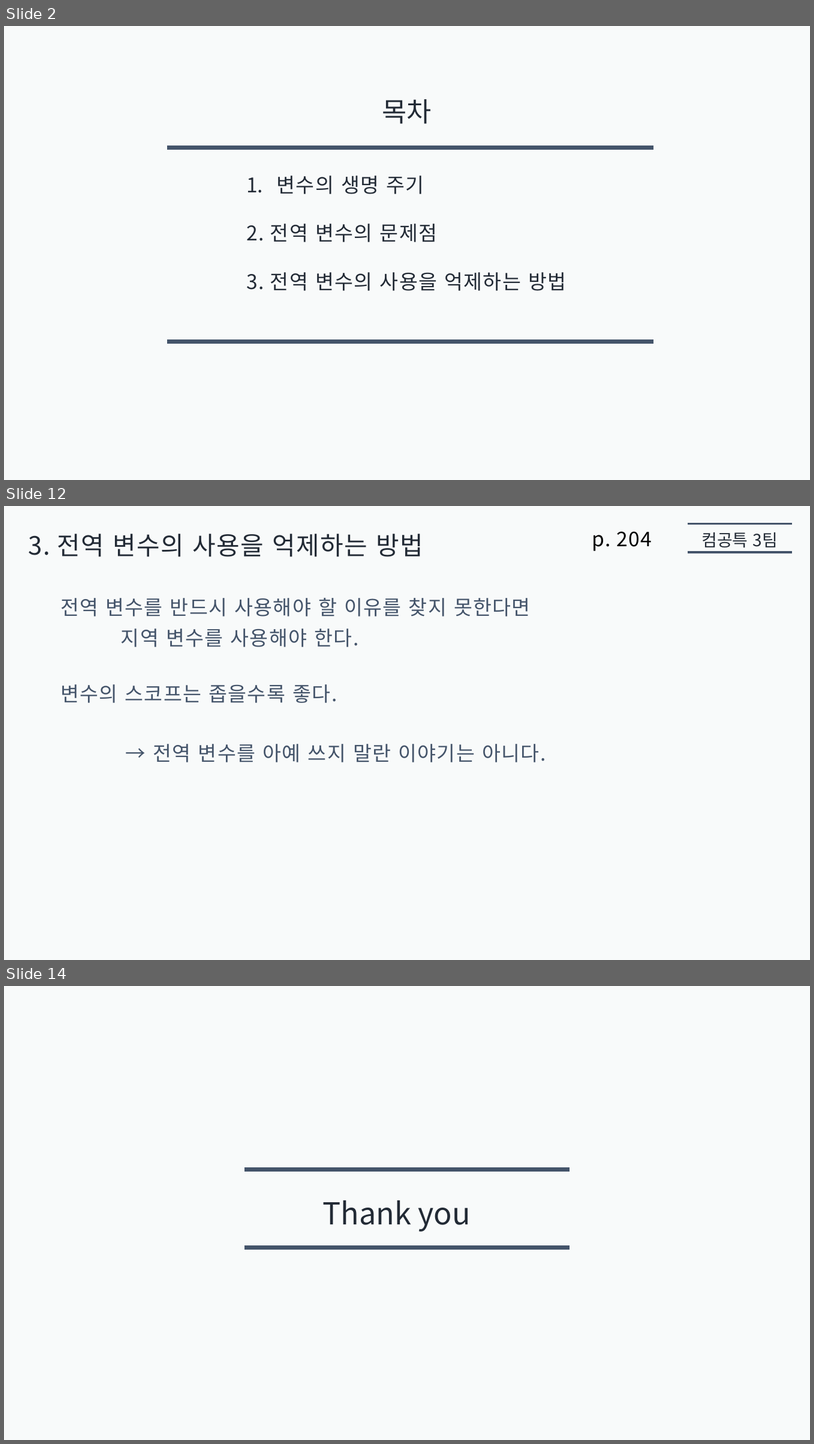
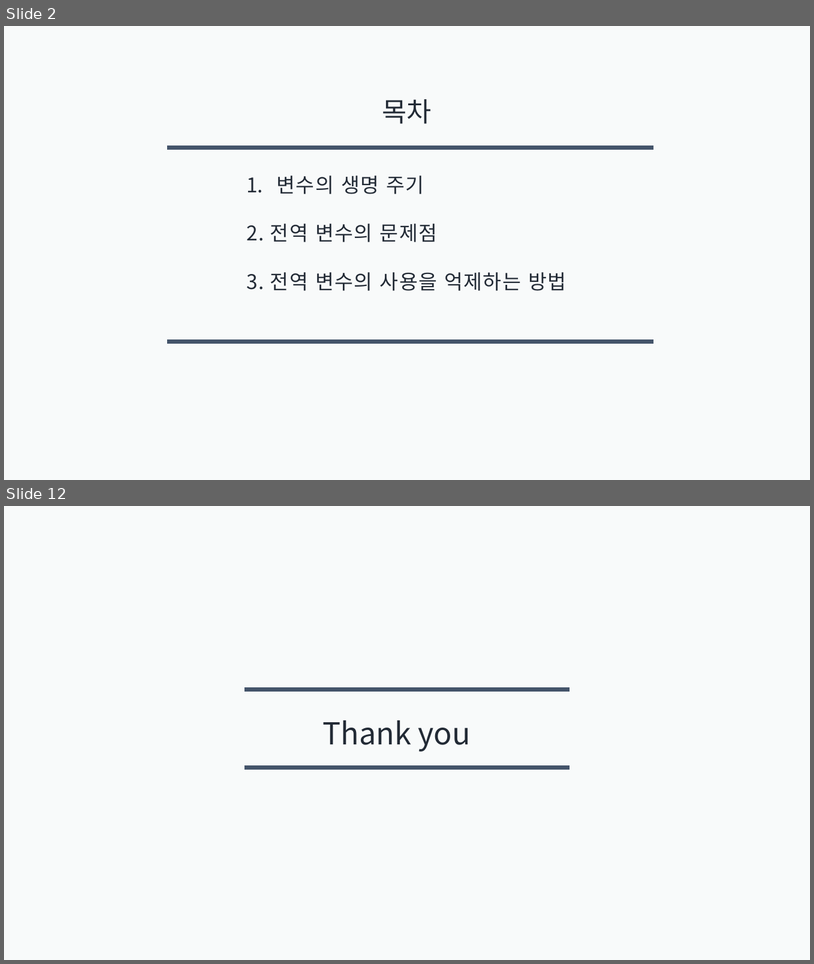
Before and after one commit to jaehoo1/Modern-JavaScript-Deep-Dive, a slide deck: 10. 전역 변수의 문제점/presentation10/Alisherka7/전역 변수의 문제점 - 알레셰르.pptx. Shown one above the other, each under a label of ours: slides 2, 12 and 14 before the commit, slides 2 and 12 after it; the slides between them are not shown. The pictures are 814x1444 and 814x964 pixels, drawn with LibreOffice and Linux fonts; fonts in the diff are those of the drawing. Boxes give left, top, right and bottom in pixels: in the first picture for what was removed or moved away, otherwise in the second. Text is boxed around its words. In the diff, an @@ line names an element or a change of style, - is before the commit and + after.

```diff
--- a/10. 전역 변수의 문제점/presentation10/Alisherka7/전역 변수의 문제점 - 알레셰르.pptx
+++ b/10. 전역 변수의 문제점/presentation10/Alisherka7/전역 변수의 문제점 - 알레셰르.pptx
@@ slide 12 removed at bbox=[4, 506, 810, 960], background #F8FAFA @@
@@ line removed from (688, 523) to (792, 523) @@
@@ text removed at bbox=[28, 534, 424, 557] @@
-3. 전역 변수의 사용을 억제하는 방법
@@ text removed at bbox=[592, 531, 653, 551] @@
-p. 204
@@ text removed at bbox=[702, 532, 778, 547] @@
-컴공특 3팀
@@ line removed from (688, 552) to (792, 552) @@
@@ text removed at bbox=[60, 598, 531, 616] @@
-전역 변수를 반드시 사용해야 할 이유를 찾지 못한다면
@@ text removed at bbox=[121, 628, 359, 647] @@
-지역 변수를 사용해야 한다.
@@ text removed at bbox=[60, 684, 337, 703] @@
-변수의 스코프는 좁을수록 좋다.
@@ text removed at bbox=[153, 744, 546, 762] @@
-→ 전역 변수를 아예 쓰지 말란 이야기는 아니다.
@@ what was slide 14 is now slide 12 @@
```
Also in this commit, not shown: 9 slides changed, 1 other slide removed.
